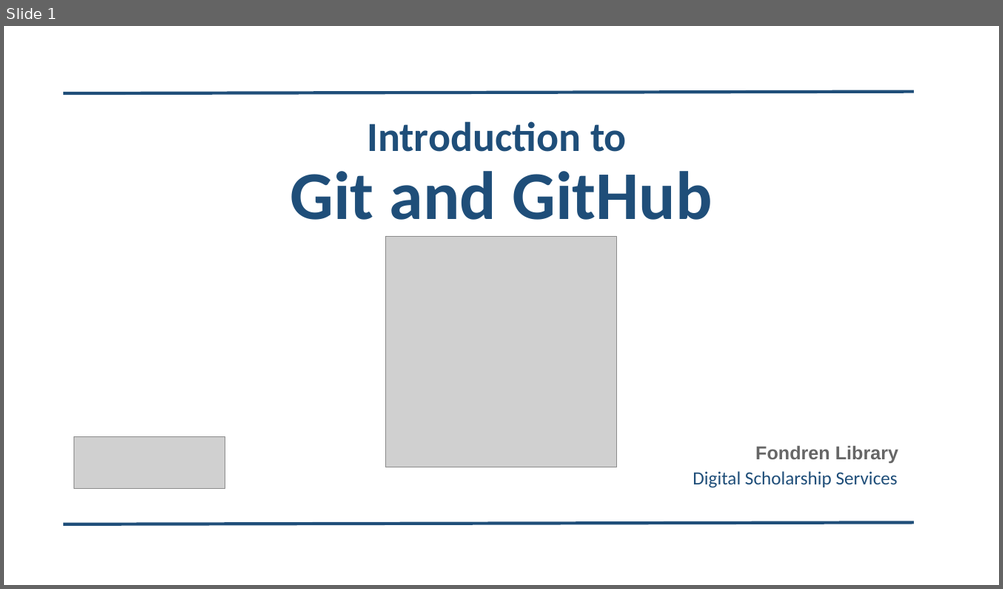
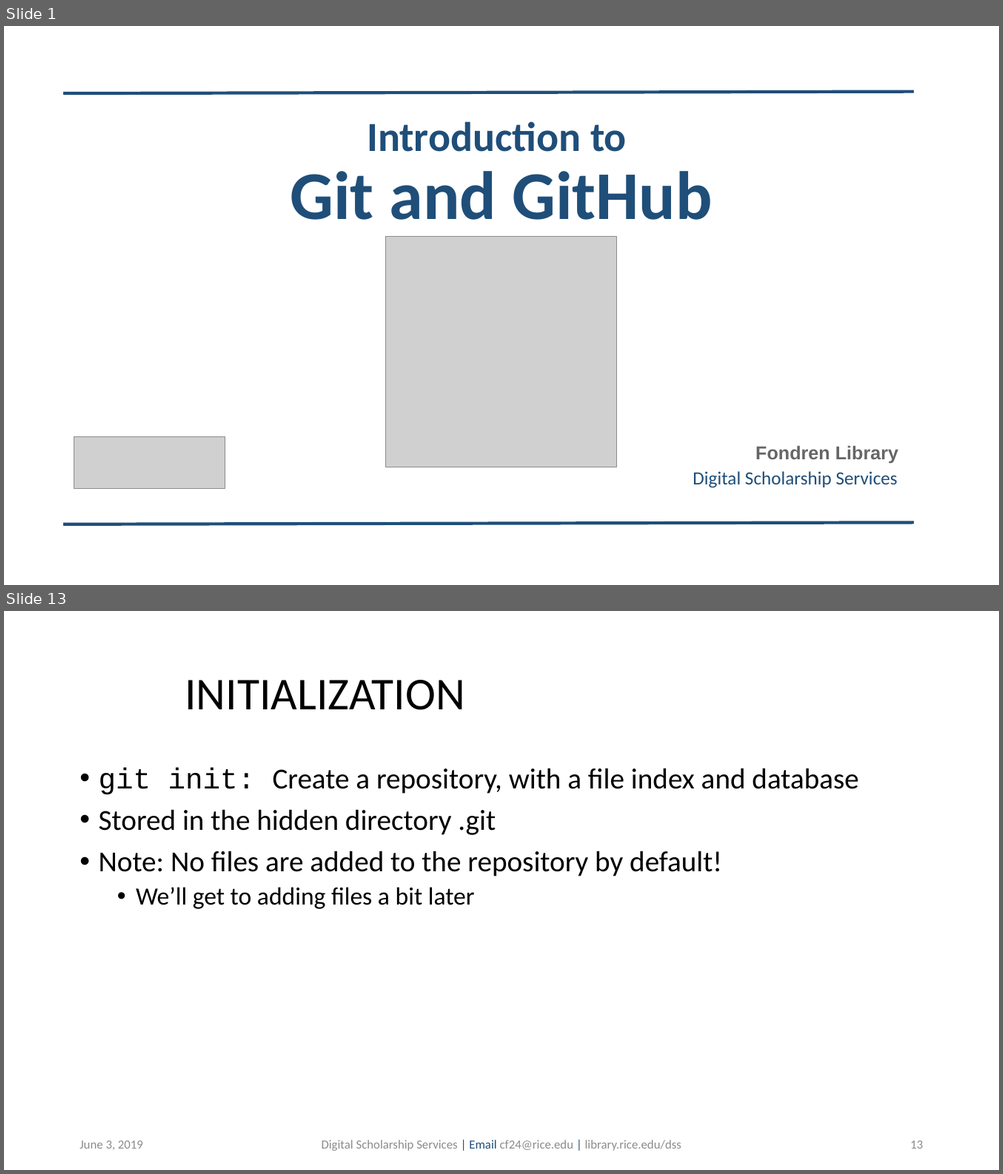
Before and after one commit to bakitybacon/rice-data-and-donuts, a slide deck: github/Introduction to Git & Github.pptx. Shown one above the other, each under a label of ours: slide 1 before the commit, slides 1 and 13 after it; the slides between them are not shown. The pictures are 1003x589 and 1003x1174 pixels, drawn with LibreOffice and Linux fonts; fonts in the diff are those of the drawing; grey boxes stand for pictures; background and template pictures are left out. Boxes give left, top, right and bottom in pixels: in the first picture for what was removed or moved away, otherwise in the second. Text is boxed around its words. In the diff, an @@ line names an element or a change of style, - is before the commit and + after.

```diff
--- a/github/Introduction to Git & Github.pptx
+++ b/github/Introduction to Git & Github.pptx
@@ slide 13 added at (x1=4, y1=611, x2=999, y2=1170), background #FFFFFF @@
@@ title added at (x1=185, y1=680, x2=465, y2=710), 44 pt, text #000000 @@
+INITIALIZATION
@@ text added at (x1=99, y1=768, x2=858, y2=909), 28 pt, text #000000 @@
+• git init: Create a repository, with a file index and database
+• Stored in the hidden directory .git
+• Note: No files are added to the repository by default!
+  • We’ll get to adding files a bit later
@@ text added at (x1=79, y1=1141, x2=143, y2=1150), 12 pt, text #8C8C8C @@
+June 3, 2019
@@ text added at (x1=321, y1=1140, x2=681, y2=1151), 12 pt, text #8C8C8C @@
+Digital Scholarship Services | Email cf24@rice.edu | library.rice.edu/dss
@@ page number added at (x1=910, y1=1141, x2=922, y2=1149), 12 pt, text #8C8C8C @@
+13
```
Also in this commit, not shown: 9 slides changed, 18 other slides added.
